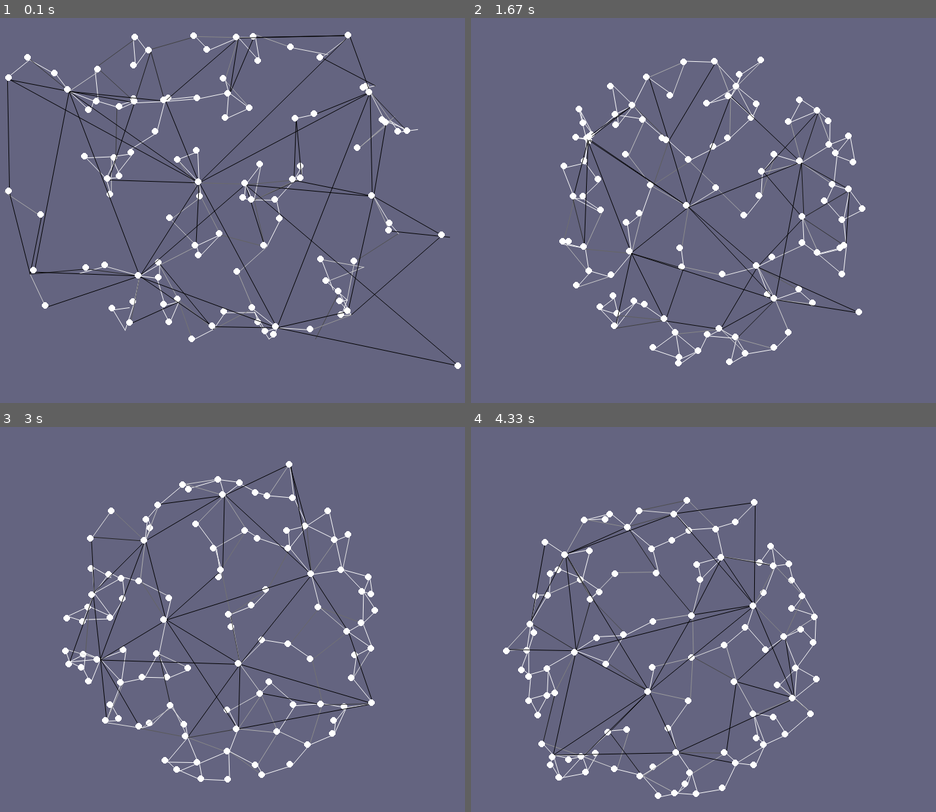
Above: before the commit, frames 1-4 (two rows, left to right).
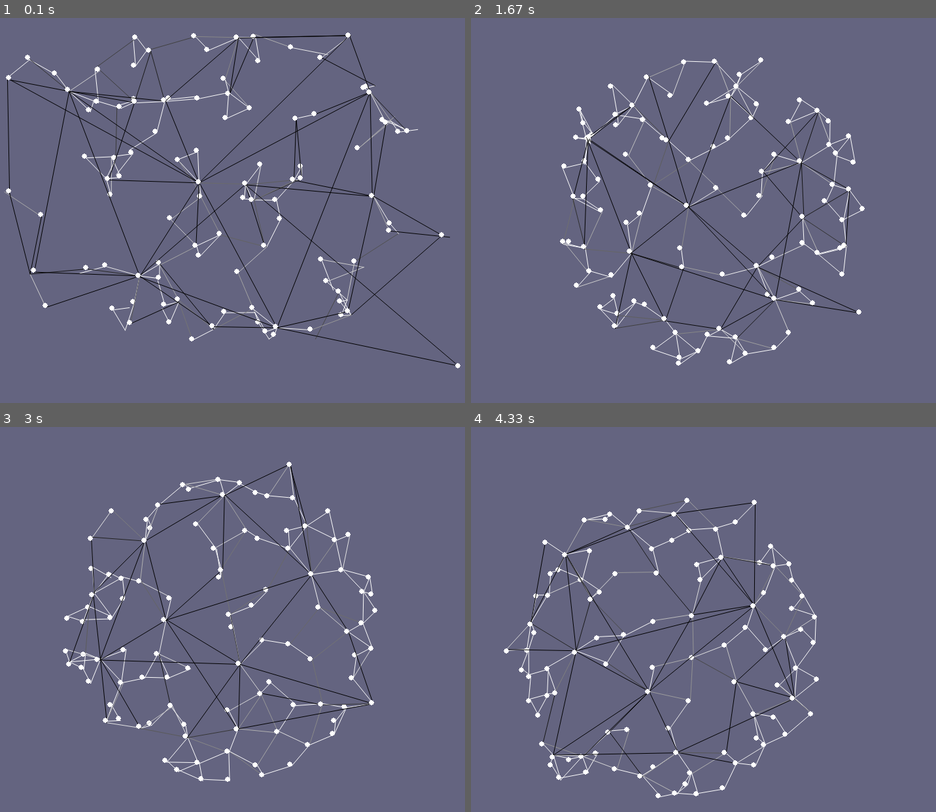
Above: after the commit, the same moments.

Repository: maxi0604/pygame-particles
Game: pygame game, started from particle.py
The game is run twice, just before and just after one commit, with the same random seed, the same clock (stepped at 60 frames per second) and the same inputs.
Inputs (mouse positions are in pixels of both pictures, inside the frame that each line leads up to):
- Up to frame 1 (0.1 s): no input
- Up to frame 2 (1.67 s): click (708, 214) at 0.38 s; click (759, 302) at 0.72 s; click (903, 352) at 1.05 s; click (587, 137) at 1.38 s
- Up to frame 3 (3 s): click (237, 673) at 1.72 s; click (167, 542) at 2.05 s; click (423, 727) at 2.38 s; click (69, 661) at 2.72 s
- Up to frame 4 (4.33 s): click (559, 546) at 3.05 s; click (587, 692) at 3.38 s; click (898, 711) at 3.72 s; click (550, 769) at 4.05 s

The runs differ from the first frame. In frame 1, 0.7% of the frame differs, in the area x 1-100%, y 3-92%; in frame 2, 0.7%; in frame 3, 0.7%; in frame 4, 0.7%, in the area x 6-75%, y 18-97%.

Commit message:
incremental improvement

Diff:
--- a/particle.py
+++ b/particle.py
@@ -69,7 +69,7 @@
             factor = 0.005 * (800 - magn)
             part[0] += factor * norm_x
             part[1] += factor * norm_y
-            pygame.draw.circle(screen, (255, 255, 255), (part[0], part[1]), 5)
+            pygame.draw.circle(screen, (255, 255, 255), (part[0], part[1]), 4)
 
         for event in pygame.event.get():
             # only do something if the event is of type QUIT
